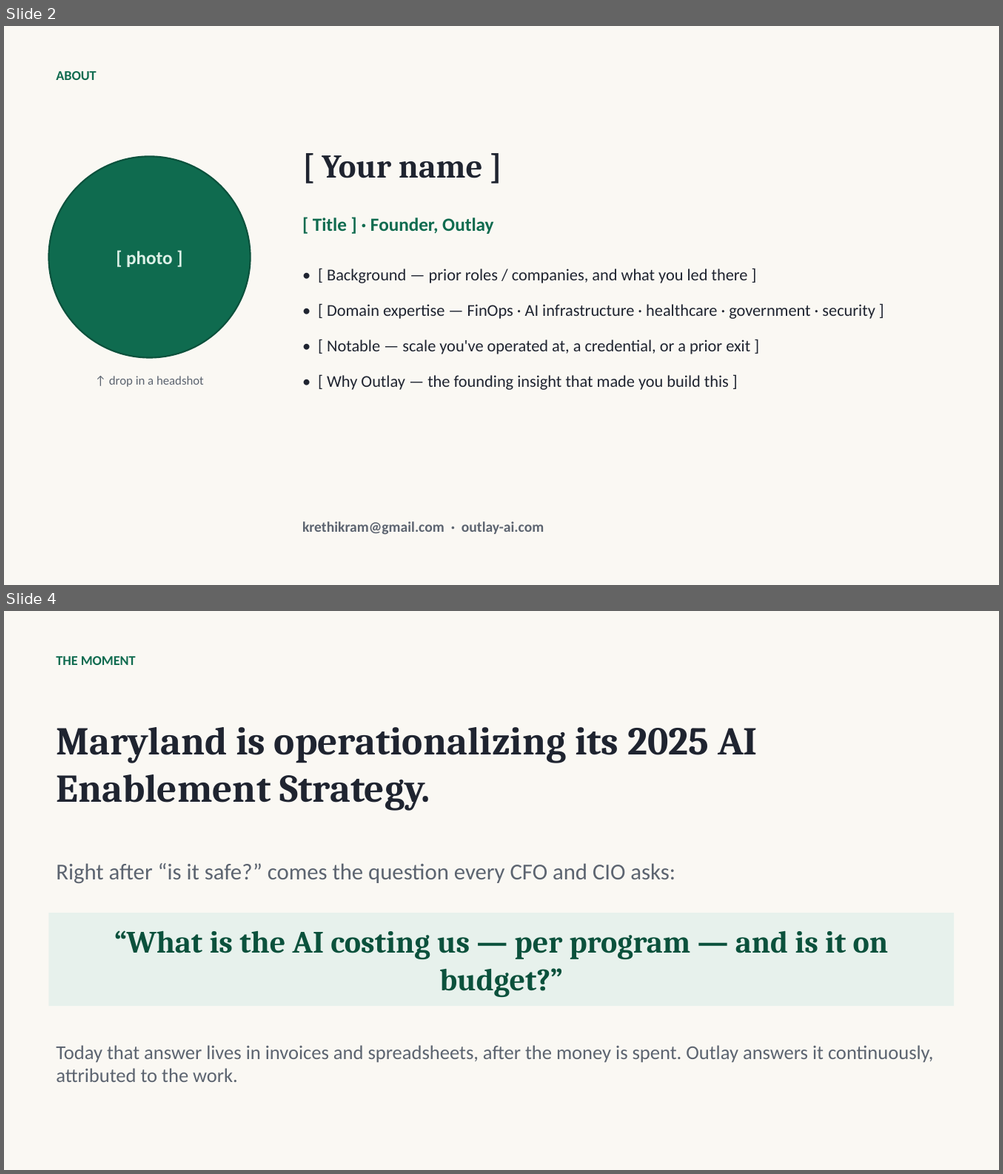
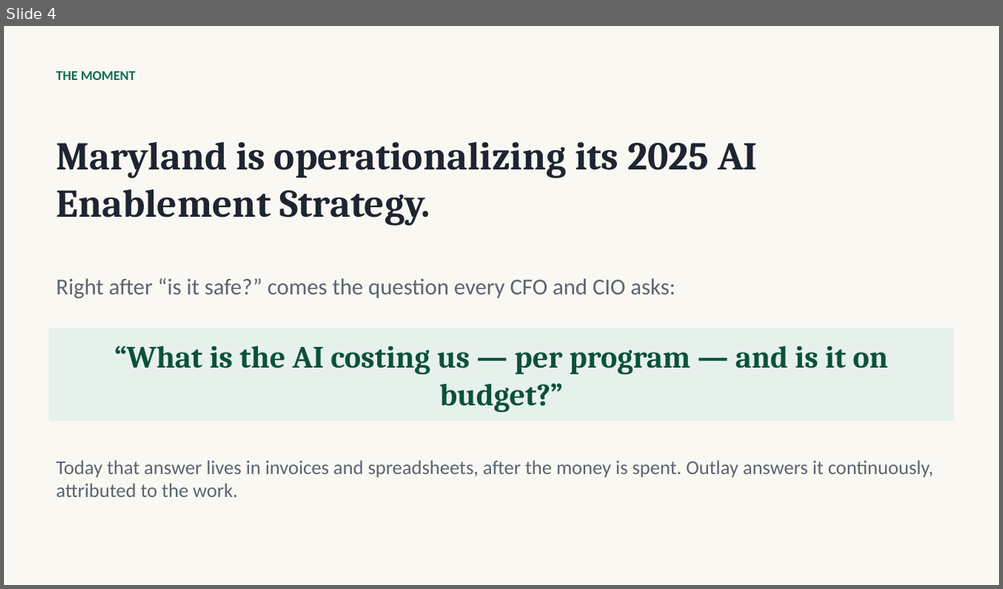
Before and after one commit to krethikram-sudo/options-bot, a slide deck: docs/mhbe-demo-deck.pptx. Shown one above the other, each under a label of ours: slides 2 and 4 before the commit, slide 4 after it; the slides between them are not shown. The pictures are 1003x1174 and 1003x589 pixels, drawn with LibreOffice and Linux fonts; fonts in the diff are those of the drawing. Boxes give left, top, right and bottom in pixels: in the first picture for what was removed or moved away, otherwise in the second. Text is boxed around its words. In the diff, an @@ line names an element or a change of style, - is before the commit and + after.

```diff
--- a/docs/mhbe-demo-deck.pptx
+++ b/docs/mhbe-demo-deck.pptx
@@ slide 2 removed at (x1=4, y1=26, x2=999, y2=585), background #FFFFFF @@
@@ rectangle removed at (x1=4, y1=26, x2=999, y2=585) @@
@@ text removed at (x1=56, y1=71, x2=96, y2=80) @@
-ABOUT
@@ ellipse removed at (x1=48, y1=156, x2=250, y2=358) @@
-[ photo ]
@@ text removed at (x1=321, y1=156, x2=483, y2=178) @@
-[ Your name ]
@@ text removed at (x1=313, y1=218, x2=493, y2=234) @@
-[ Title ] · Founder, Outlay
@@ text removed at (x1=327, y1=269, x2=875, y2=390) @@
-• [ Background — prior roles / companies, and what you led there ]
-• [ Domain expertise — FinOps · AI infrastructure · healthcare · government · security ]
-• [ Notable — scale you've operated at, a credential, or a prior exit ]
-• [ Why Outlay — the founding insight that made you build this ]
@@ text removed at (x1=109, y1=376, x2=204, y2=387) @@
-↑ drop in a headshot
@@ text removed at (x1=302, y1=522, x2=543, y2=535) @@
-krethikram@gmail.com · outlay-ai.com
```
Also in this commit, not shown: 3 slides changed, 1 slide added, 2 other files.
